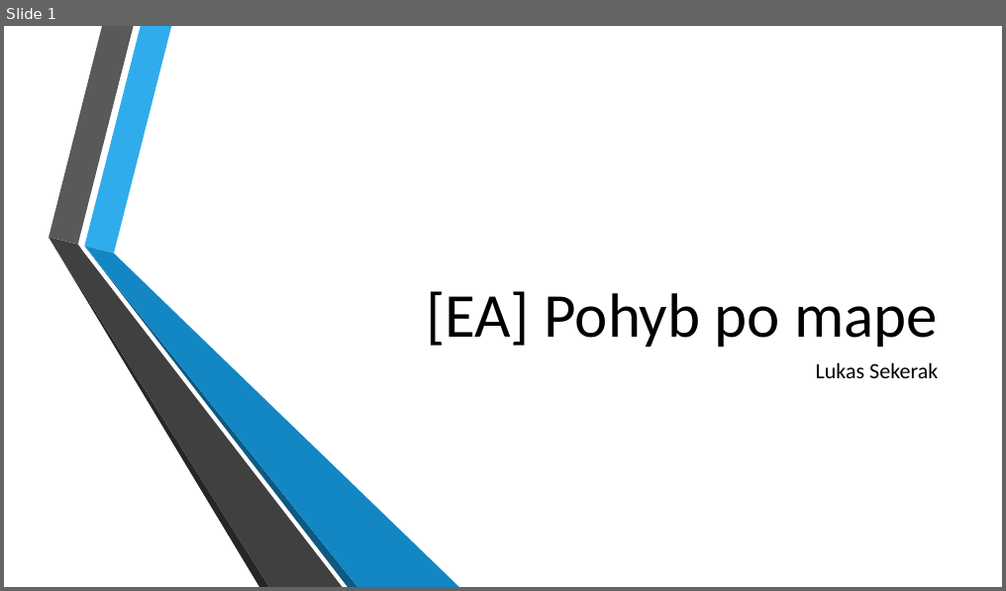
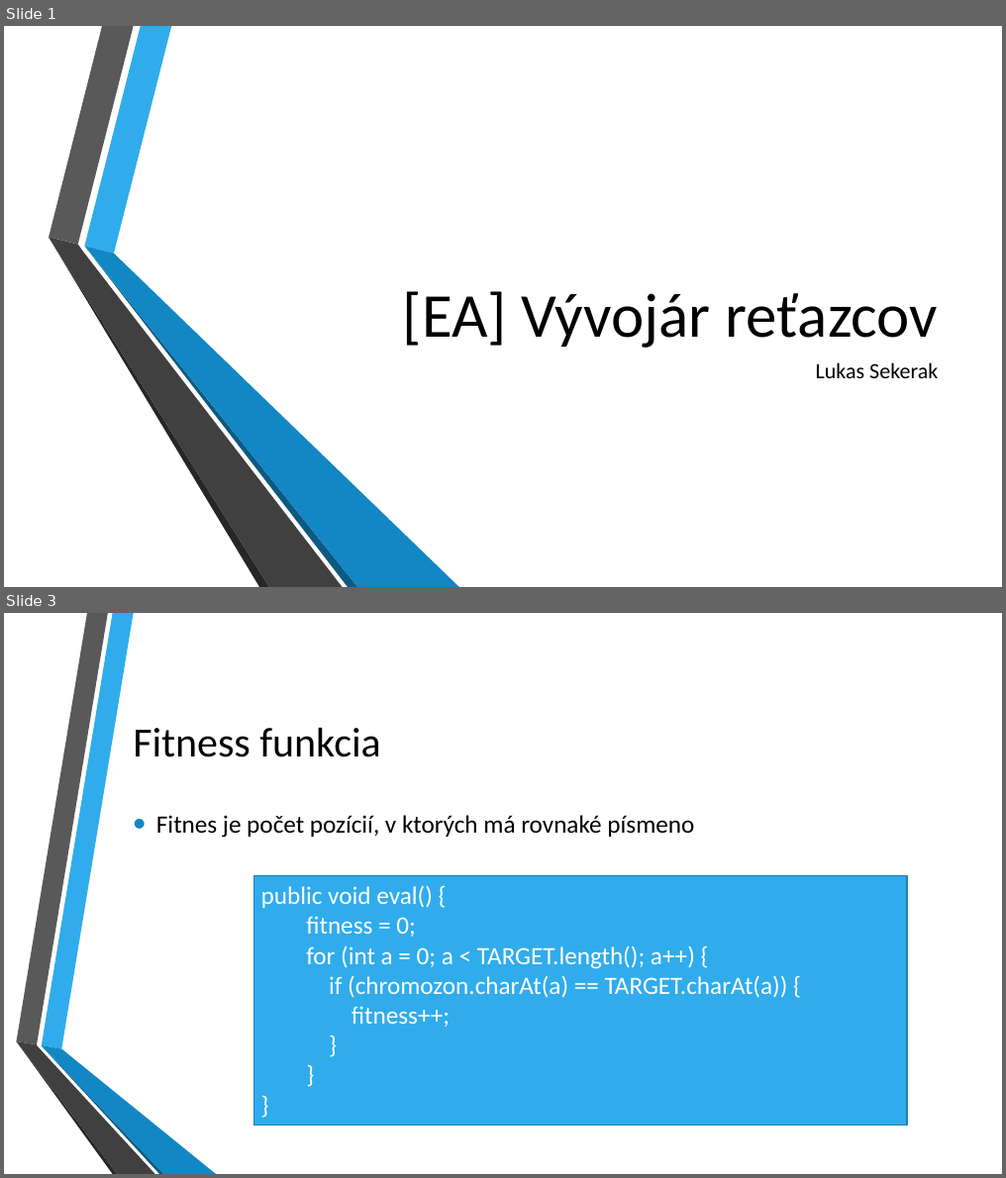
Before and after one commit to sekys/fiit-evo.turnaj, a slide deck: prezentacia.pptx. Shown one above the other, each under a label of ours: slide 1 before the commit, slides 1 and 3 after it; the slides between them are not shown. The pictures are 1006x591 and 1006x1178 pixels, drawn with LibreOffice and Linux fonts; fonts in the diff are those of the drawing; background and template pictures are left out. Boxes give left, top, right and bottom in pixels: in the first picture for what was removed or moved away, otherwise in the second. Text is boxed around its words. In the diff, an @@ line names an element or a change of style, - is before the commit and + after.

Commit message:
Zachyteny vyvoj fitness v cez grafy.

```diff
--- a/prezentacia.pptx
+++ b/prezentacia.pptx
@@ slide 3 added at bbox=[4, 613, 1002, 1174], background picture (left out) @@
@@ title added at bbox=[133, 728, 380, 758], 40 pt, text #000000 @@
+Fitness funkcia
@@ text added at bbox=[156, 815, 694, 838], 24 pt, text #000000 @@
+• Fitnes je počet pozícií, v ktorých má rovnaké písmeno
@@ rectangle added at bbox=[254, 875, 908, 1125], fill #30ACEC, outline #247FAF 1.25 pt, 24 pt, text #FFFFFF @@
+public void eval() {
+fitness = 0;
+for (int a = 0; a < TARGET.length(); a++) {
+if (chromozon.charAt(a) == TARGET.charAt(a)) {
+fitness++;
+}
+}
+}
@@ group added at bbox=[16, 613, 216, 1174]: 6 freeform shapes @@
@@ slide 1 changed as well @@
@@ title at bbox=[403, 291, 938, 348]: text changed @@
-[EA] Pohyb po mape
+[EA] Vývojár reťazcov
```
Also in this commit, not shown: 1 other slide changed, 3 other slides added, 3 slides removed, 9 other files.
